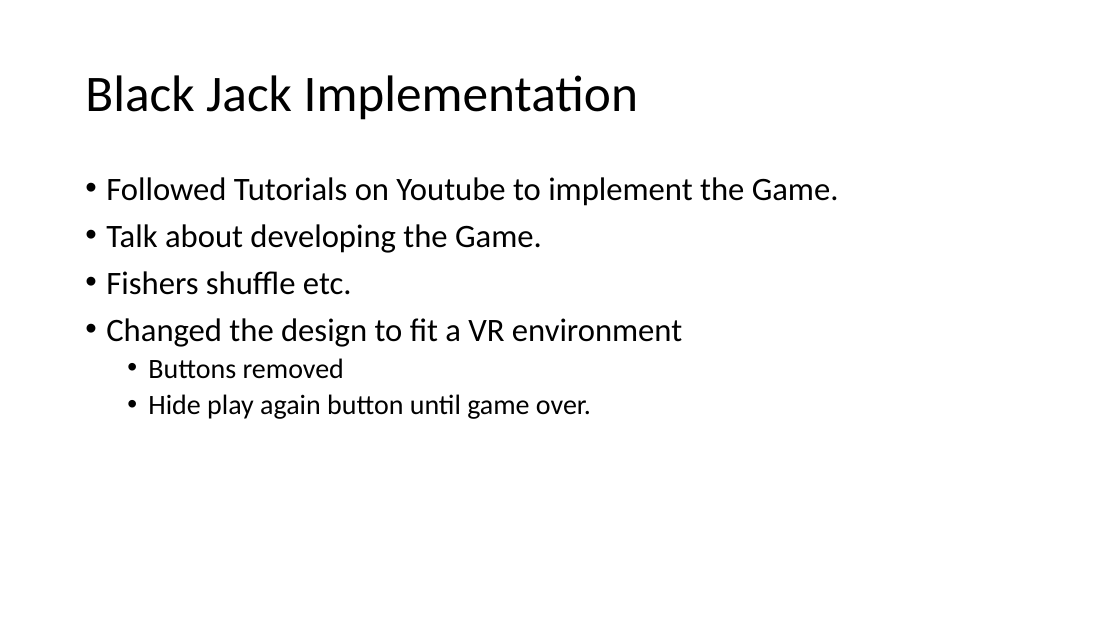
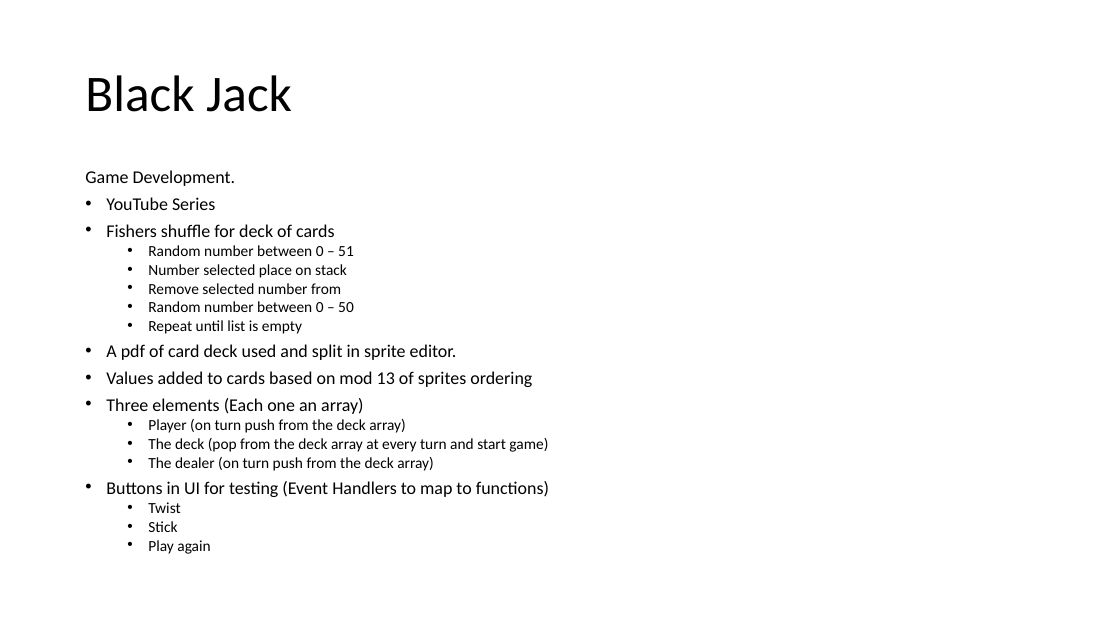
Before and after one commit to kevgleeson78/Gesture-Based-UI-Project, a slide deck: slide 4 of Presentation/New Microsoft PowerPoint Presentation.pptx. Drawn at 1120x630 pixels with LibreOffice and Linux fonts; fonts in the diff are those of the drawing. Boxes give left, top, right and bottom in pixels: in the first picture for what was removed or moved away, otherwise in the second. Text is boxed around its words. In the diff, an @@ line names an element or a change of style, - is before the commit and + after.

```diff
--- a/Presentation/New Microsoft PowerPoint Presentation.pptx
+++ b/Presentation/New Microsoft PowerPoint Presentation.pptx
@@ title at box(85, 75, 292, 112): text changed @@
-Black Jack Implementation
+Black Jack
@@ text at box(85, 170, 549, 554): text changed; size 28 to 13.2 pt @@
-• Followed Tutorials on Youtube to implement the Game.
-• Talk about developing the Game.
-• Fishers shuffle etc.
-• Changed the design to fit a VR environment
-  • Buttons removed
-  • Hide play again button until game over.
+Game Development.
+• YouTube Series
+• Fishers shuffle for deck of cards
+  • Random number between 0 – 51
+  • Number selected place on stack
+  • Remove selected number from
+  • Random number between 0 – 50
+  • Repeat until list is empty
+• A pdf of card deck used and split in sprite editor.
+• Values added to cards based on mod 13 of sprites ordering
+• Three elements (Each one an array)
+  • Player (on turn push from the deck array)
+  • The deck (pop from the deck array at every turn and start game)
+  • The dealer (on turn push from the deck array)
+• Buttons in UI for testing (Event Handlers to map to functions)
+  • Twist
+  • Stick
+  • Play again
```
Also in this commit, not shown: 7 other slides changed, 1 other file.
